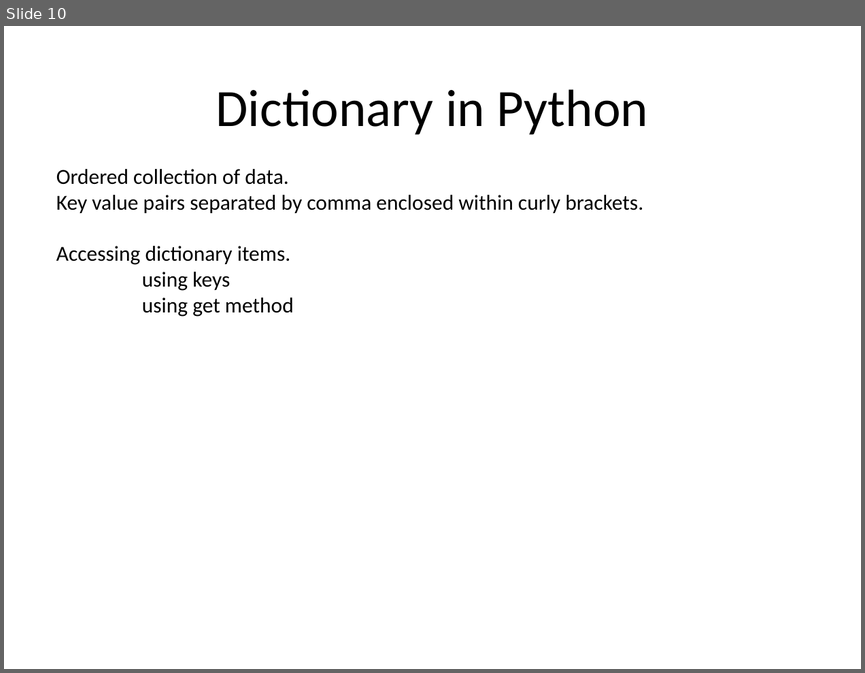
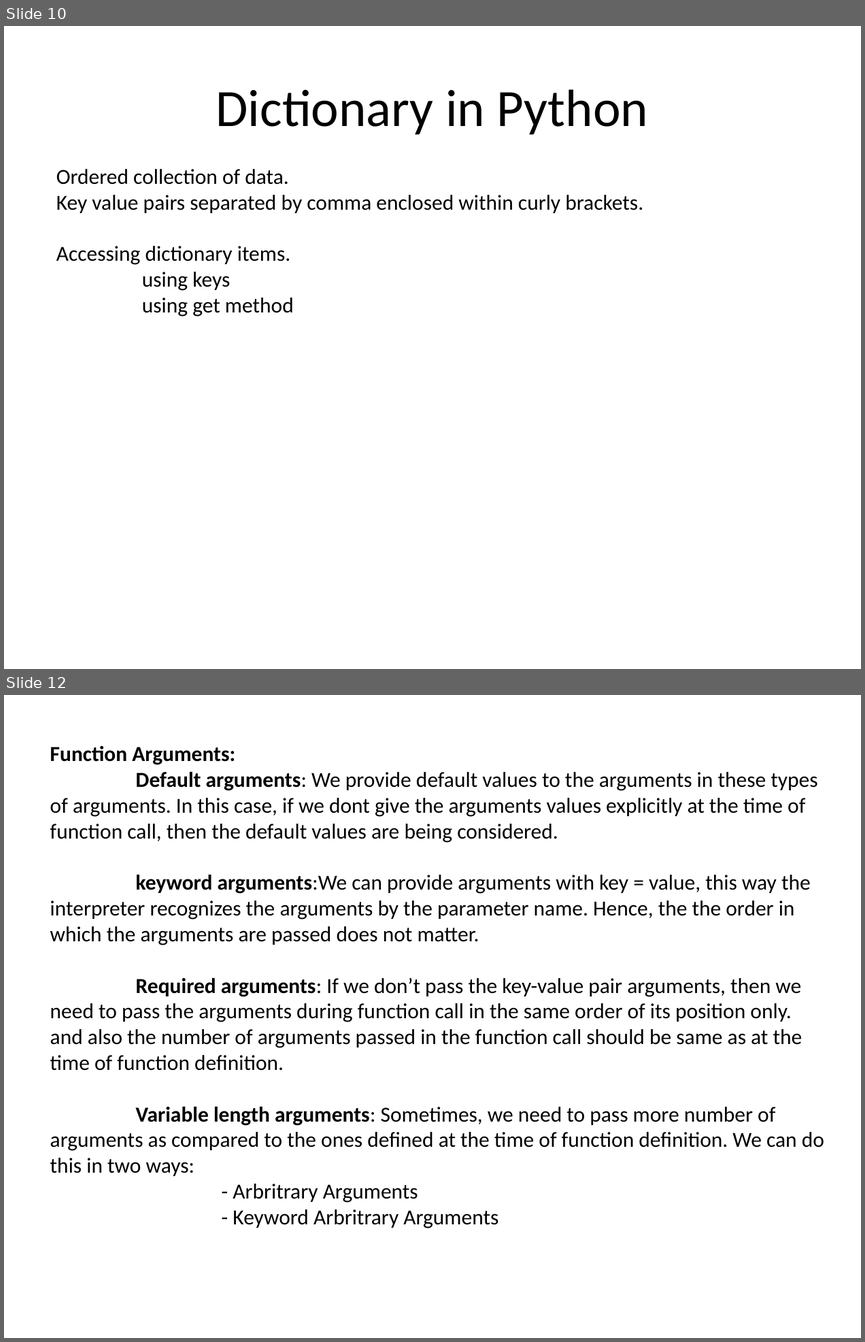
Before and after one commit to RiyaMittal/pythonSessions, a slide deck: Python Language.pptx. Shown one above the other, each under a label of ours: slide 10 before the commit, slides 10 and 12 after it; the slides between them are not shown. The pictures are 865x673 and 865x1342 pixels, drawn with LibreOffice and Linux fonts; fonts in the diff are those of the drawing. Boxes give left, top, right and bottom in pixels: in the first picture for what was removed or moved away, otherwise in the second. Text is boxed around its words. In the diff, an @@ line names an element or a change of style, - is before the commit and + after.

```diff
--- a/Python Language.pptx
+++ b/Python Language.pptx
@@ slide 12 added at bbox=[4, 695, 861, 1338], background #FFFFFF @@
@@ text added at bbox=[50, 746, 824, 1228], 18 pt, text #000000 @@
+Function Arguments:
+Default arguments: We provide default values to the arguments in these types of arguments. In this case, if we dont give the arguments values explicitly at the time of function call, then the default values are being considered.
+keyword arguments:We can provide arguments with key = value, this way the interpreter recognizes the arguments by the parameter name. Hence, the the order in which the arguments are passed does not matter.
+Required arguments: If we don’t pass the key-value pair arguments, then we need to pass the arguments during function call in the same order of its position only. and also the number of arguments passed in the function call should be same as at the time of function definition.
+Variable length arguments: Sometimes, we need to pass more number of arguments as compared to the ones defined at the time of function definition. We can do this in two ways:
+- Arbritrary Arguments
+- Keyword Arbritrary Arguments
```
Also in this commit, not shown: 2 other slides added, 1 slide removed, 11 other files.
